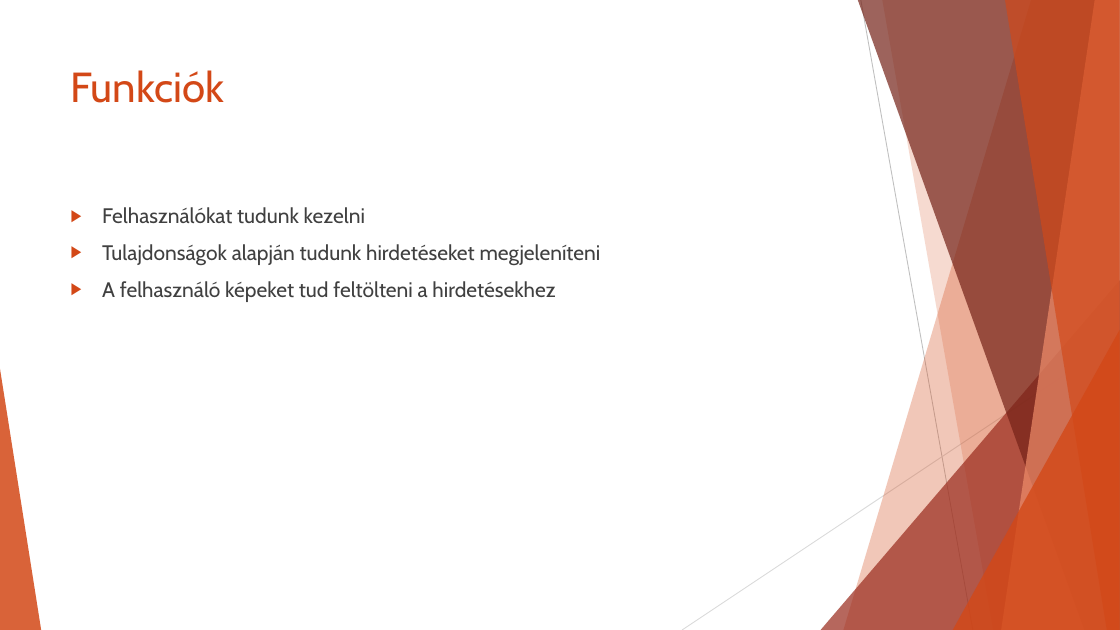
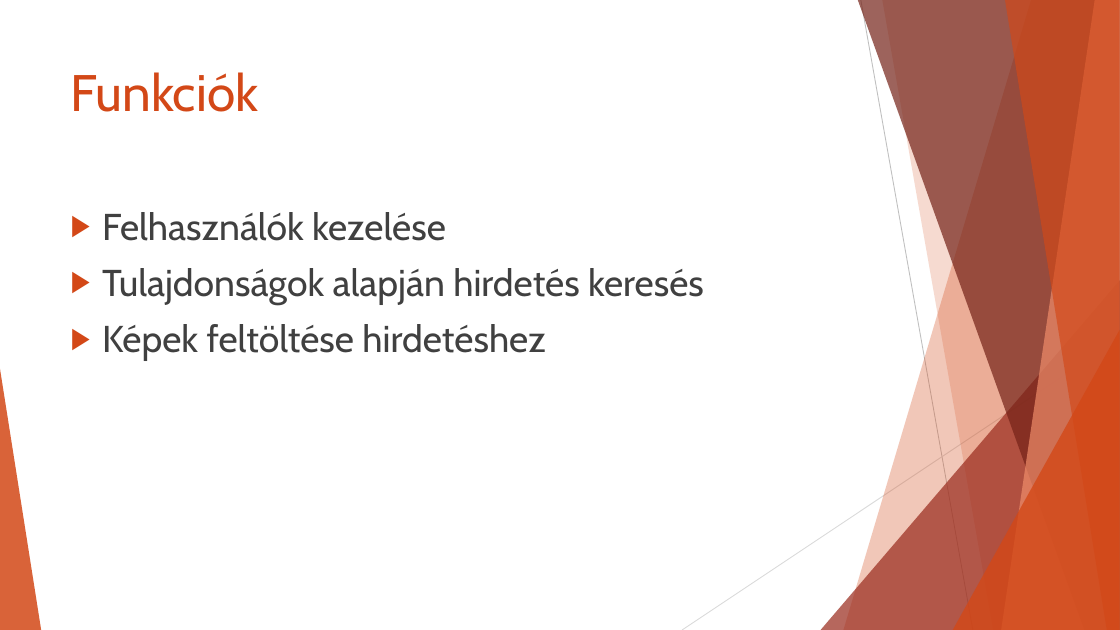
Before and after one commit to GavalaN/TheGrandProject, a slide deck: slide 6 of AssettoAuto.pptx. Drawn at 1120x630 pixels with LibreOffice and Linux fonts; fonts in the diff are those of the drawing. Boxes give left, top, right and bottom in pixels: in the first picture for what was removed or moved away, otherwise in the second. Text is boxed around its words. In the diff, an @@ line names an element or a change of style, - is before the commit and + after.

```diff
--- a/AssettoAuto.pptx
+++ b/AssettoAuto.pptx
@@ title "Funkciók" at box(71, 72, 259, 112): size 36 to 44 pt @@
@@ text at box(102, 212, 704, 361): text changed; size 18 to 32 pt @@
-▶ Felhasználókat tudunk kezelni
-▶ Tulajdonságok alapján tudunk hirdetéseket megjeleníteni
-▶ A felhasználó képeket tud feltölteni a hirdetésekhez
+▶ Felhasználók kezelése
+▶ Tulajdonságok alapján hirdetés keresés
+▶ Képek feltöltése hirdetéshez
```
Also in this commit, not shown: 7 other slides changed.
